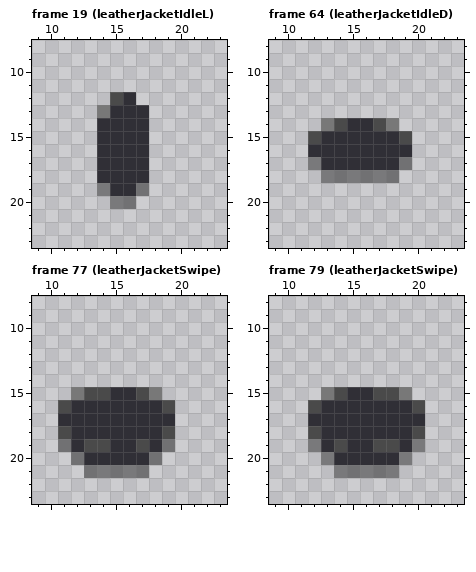
Two versions of one pixel-art file, src/character.ase. Above: the version before the commit.
32x32 pixels, 236 frames. Shown: frame 19 (leatherJacketIdleL): x 9..23, y 8..23; frame 64 (leatherJacketIdleD): x 9..23, y 8..23; frame 77 (leatherJacketSwipe): x 9..23, y 8..23; frame 79 (leatherJacketSwipe): x 9..23, y 8..23. The commit also changed other frames, which this record leaves out.
Once edited:
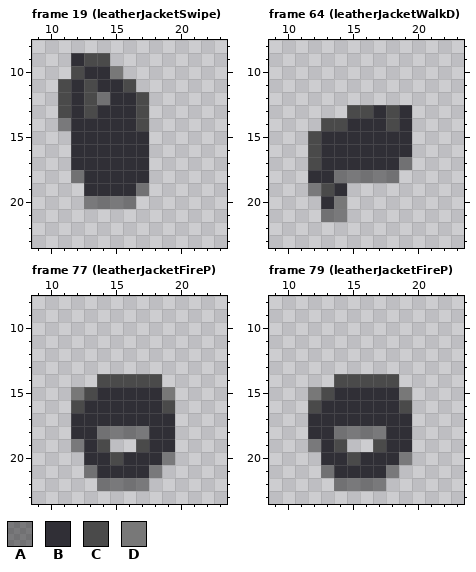
Palette (. is transparent): A #00000068  B #302f36  C #4a4a4a  D #787878
Commit: Grouped torso sprites.
The edit:
Frame 19 (leatherJacketSwipe), layer "torso":
Colour A now appears in row 12 at x 14; in row 14 at x 11; in row 18 at x 12; in row 20 at x 13 to 14.
Colour B now appears in row 9 at x 12; in row 10 at x 13 to 14; in row 11 at x 12 and 14 to 15; in rows 12 to 13 at x 12; in rows 14 to 17 at x 12 to 13; in rows 18 to 19 at x 13.
The author changed colour A to colour B in row 19 at x 14.
The author changed colour C to colour B in row 12 at x 15.
The author changed colour D to colour B in row 13 at x 14.
Colour C now appears in row 9 at x 13 to 14; in row 10 at x 12; in row 11 at x 11, 13 and 16; in row 12 at x 11, 13 and 17; in row 13 at x 11 and 13.
The author changed colour B to colour C in rows 13 to 14 at x 17.
Colour D now appears in row 10 at x 15.
Frame 64 (leatherJacketWalkD), layer "torso":
Colour A now appears in row 19 at x 12; in row 21 at x 13 to 14.
Colour B now appears in row 13 at x 17 and 19; in row 14 at x 19; in row 18 at x 12; in row 19 at x 14; in row 20 at x 13.
The author changed colour A to colour B in row 18 at x 13.
The author changed colour C to colour B in row 14 at x 17; in row 15 at x 19.
Colour C now appears in row 13 at x 15 to 16 and 18; in row 19 at x 13.
The author changed colour A to colour C in row 17 at x 12.
The author changed colour B to colour C in row 16 at x 12.
The author changed colour D to colour C in row 14 at x 13 and 18.
Colour D now appears in row 20 at x 14.
Frame 77 (leatherJacketFireP), layer "torso":
Colour A now appears in row 20 at x 19; in row 21 at x 18; in row 22 at x 14 to 17.
The author changed colour B to colour A in row 18 at x 14 to 17; in row 19 at x 12.
The author changed colour A to colour B in row 19 at x 19; in row 20 at x 18; in row 21 at x 14 to 17.
The author changed colour C to colour B in row 15 at x 14 and 17; in row 18 at x 19; in row 19 at x 13.
The author changed colour D to colour B in row 15 at x 18.
Colour C now appears in row 14 at x 14 to 18.
The author changed colour B to colour C in row 16 at x 12; in row 20 at x 15.
Colour D now appears in row 15 at x 19.
Colour A is gone in row 19 at x 11; in row 20 at x 12.
Colour B is gone in row 17 at x 11; in row 19 at x 15 to 16.
Colour C is gone in row 16 at x 11; in row 18 at x 11.
Frame 79 (leatherJacketFireP), layer "torso":
Colour A now appears in row 21 at x 13; in row 22 at x 14 to 17.
The author changed colour B to colour A in row 18 at x 14 to 17.
The author changed colour A to colour B in row 20 at x 13; in row 21 at x 14 to 17.
The author changed colour C to colour B in row 15 at x 14 and 17 to 18; in row 18 at x 12; in row 19 at x 18.
Colour C now appears in row 14 at x 14 to 18.
The author changed colour B to colour C in row 16 at x 19; in row 20 at x 15.
The author changed colour D to colour C in row 15 at x 13.
Colour D now appears in row 15 at x 12.
Colour A is gone in row 19 at x 20.
Colour B is gone in row 17 at x 20; in row 19 at x 15 to 16.
Colour C is gone in row 16 at x 20; in row 18 at x 20.
